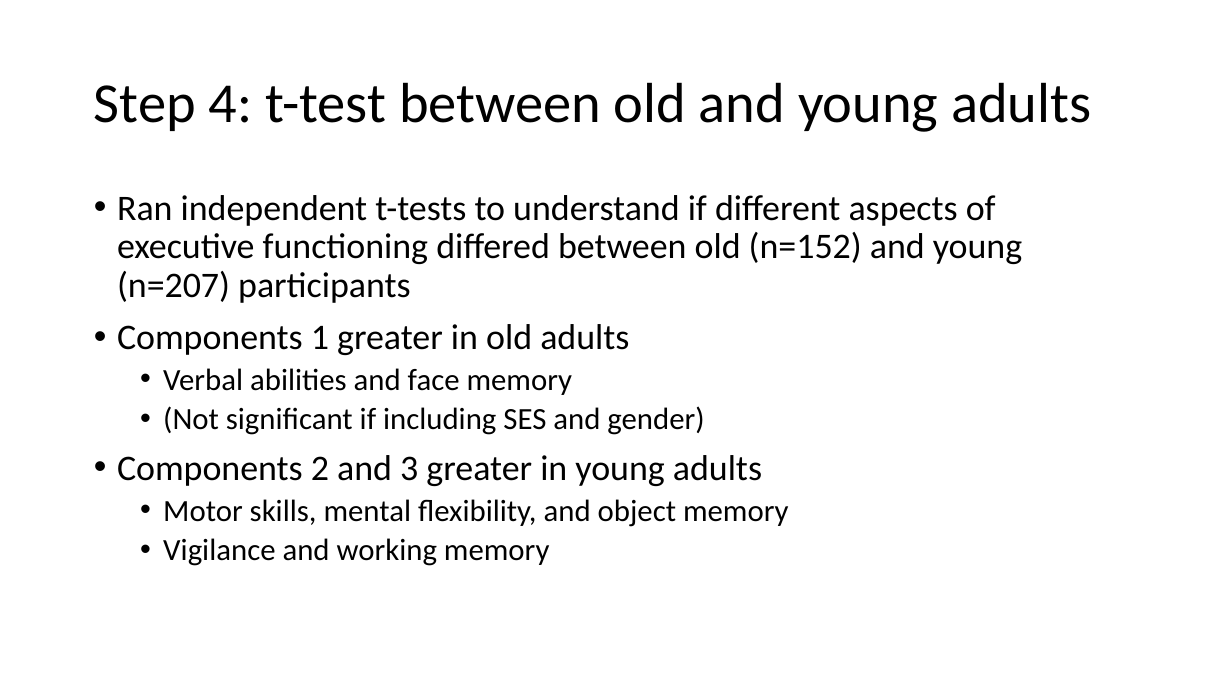
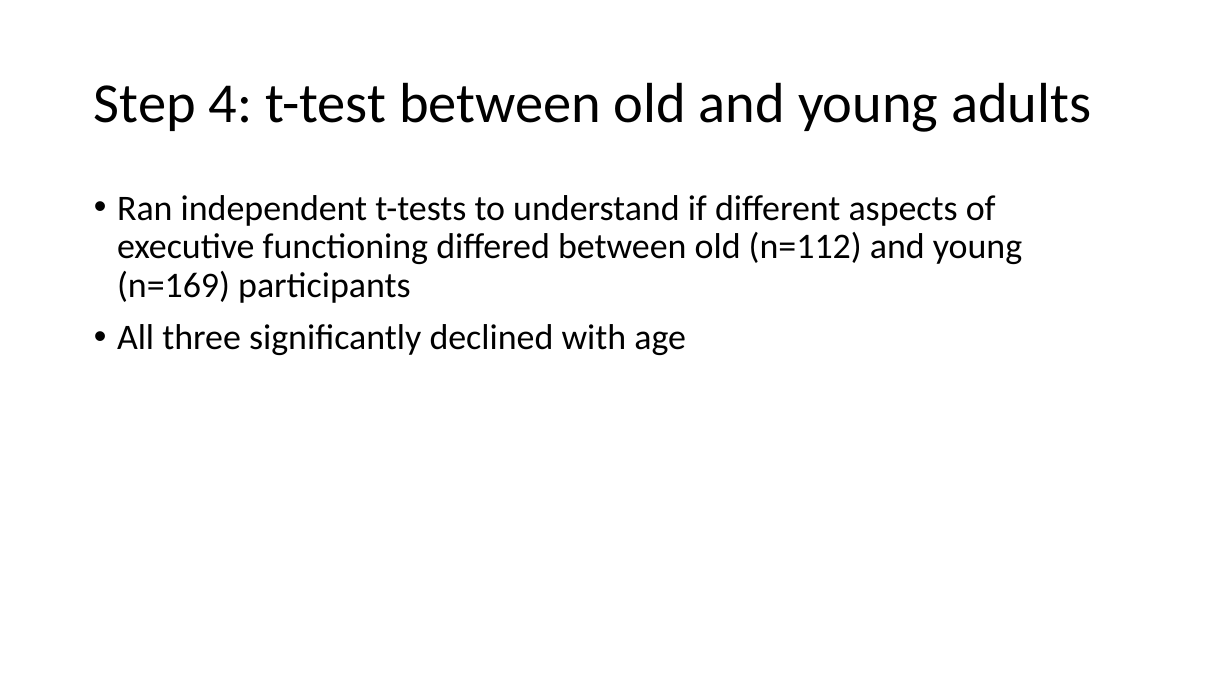
Before and after one commit to adamgeorgeturnbull/NKIRockland, a slide deck: slide 6 of nkiRockland/phenotypic/NKI_ongoing_thought/results/results_so_far.pptx (slide 7 before the commit). Drawn at 1232x693 pixels with LibreOffice and Linux fonts; fonts in the diff are those of the drawing. Boxes give left, top, right and bottom in pixels: in the first picture for what was removed or moved away, otherwise in the second. Text is boxed around its words. In the diff, an @@ line names an element or a change of style, - is before the commit and + after.

```diff
--- a/nkiRockland/phenotypic/NKI_ongoing_thought/results/results_so_far.pptx
+++ b/nkiRockland/phenotypic/NKI_ongoing_thought/results/results_so_far.pptx
@@ text at bbox=[117, 195, 1022, 355]: text changed @@
-• Ran independent t-tests to understand if different aspects of executive functioning differed between old (n=152) and young (n=207) participants
-• Components 1 greater in old adults
-  • Verbal abilities and face memory
-  • (Not significant if including SES and gender)
-• Components 2 and 3 greater in young adults
-  • Motor skills, mental flexibility, and object memory
-  • Vigilance and working memory
+• Ran independent t-tests to understand if different aspects of executive functioning differed between old (n=112) and young (n=169) participants
+• All three significantly declined with age
```
Also in this commit, not shown: 5 other slides changed, 1 slide added, 6 slides removed, 31 other files.
